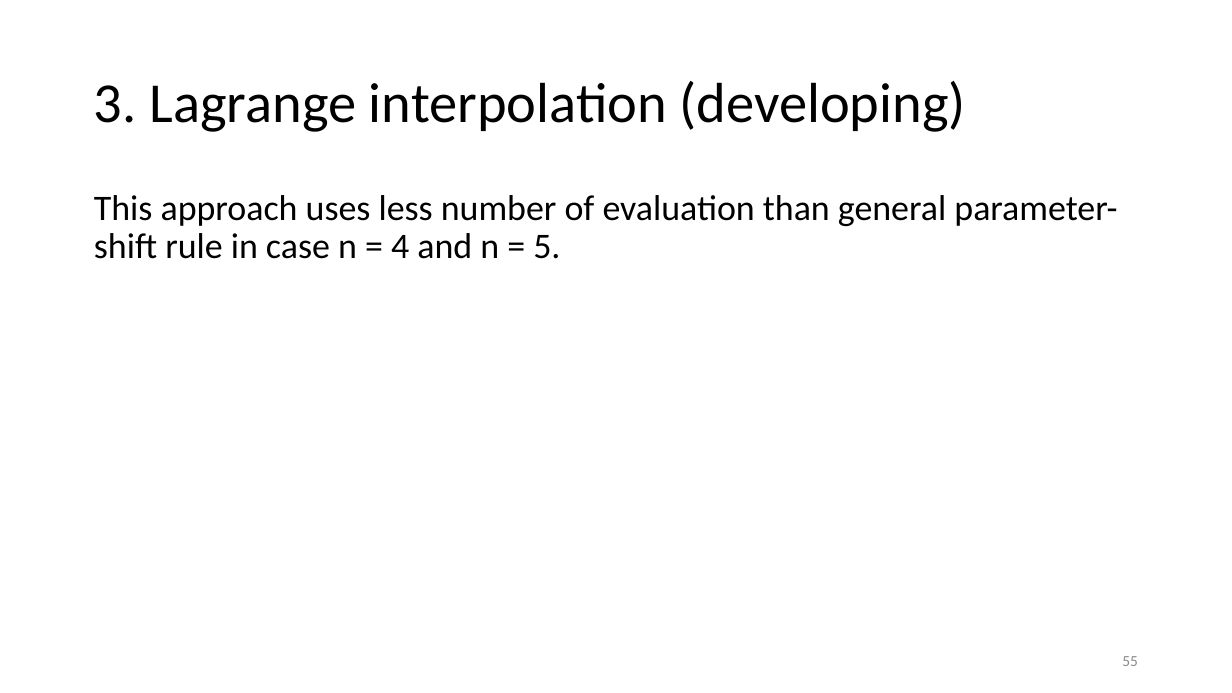
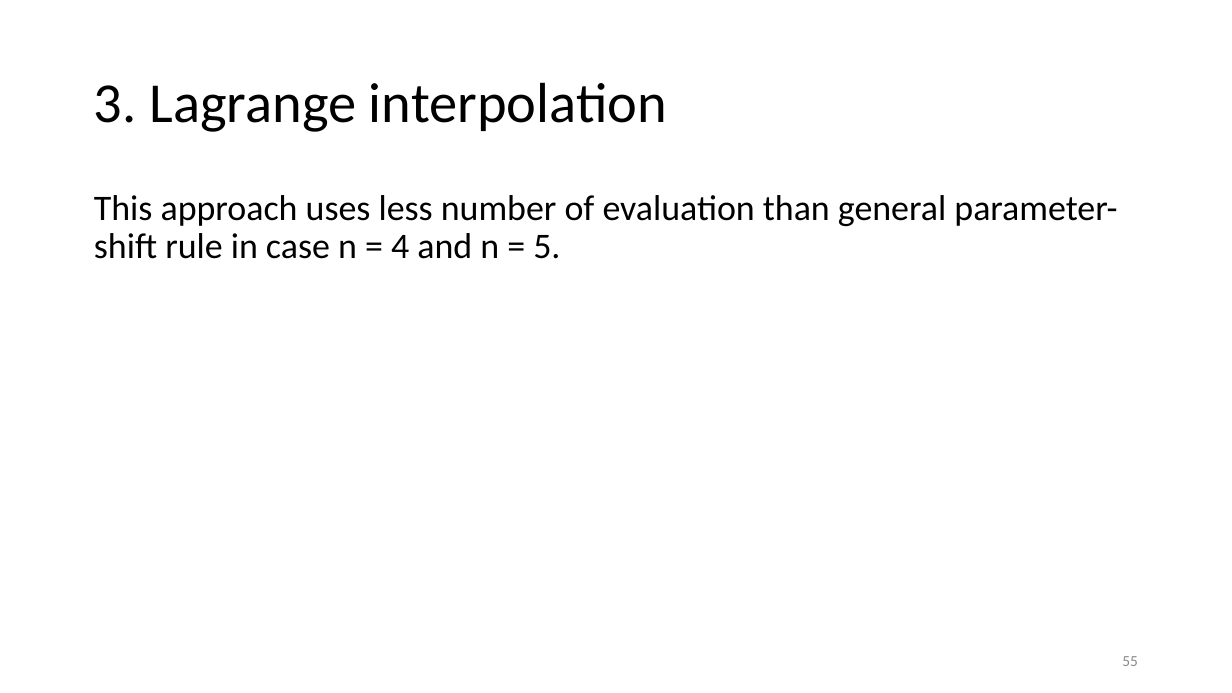
Before and after one commit to vutuanhai237/CourseMaterialsUIT, a slide deck: slide 55 of SExxx-Quantum computng/Slide/x. Quantum Gradient.pptx. Drawn at 1232x693 pixels with LibreOffice and Linux fonts; fonts in the diff are those of the drawing. Boxes give left, top, right and bottom in pixels: in the first picture for what was removed or moved away, otherwise in the second. Text is boxed around its words. In the diff, an @@ line names an element or a change of style, - is before the commit and + after.

```diff
--- a/SExxx-Quantum computng/Slide/x. Quantum Gradient.pptx
+++ b/SExxx-Quantum computng/Slide/x. Quantum Gradient.pptx
@@ title at (94,82,667,132): text changed @@
-3. Lagrange interpolation (developing)
+3. Lagrange interpolation
```
Also in this commit, not shown: 3 other slides changed, 3 other files.
